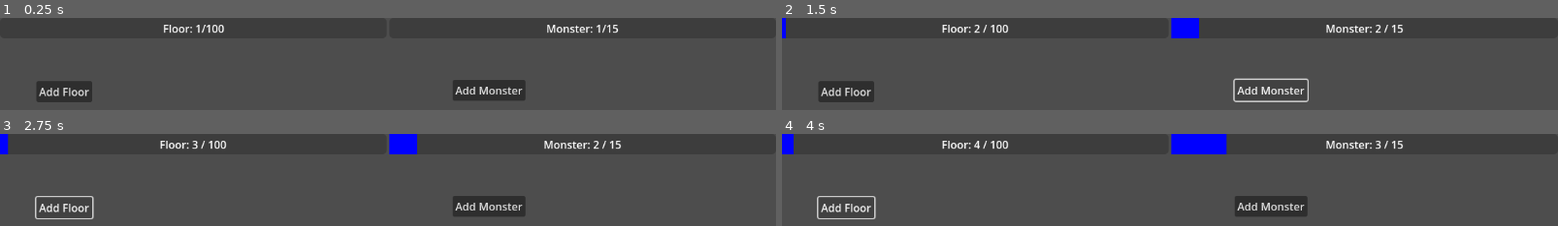
Above: before the commit, frames 1-4 (two rows, left to right).
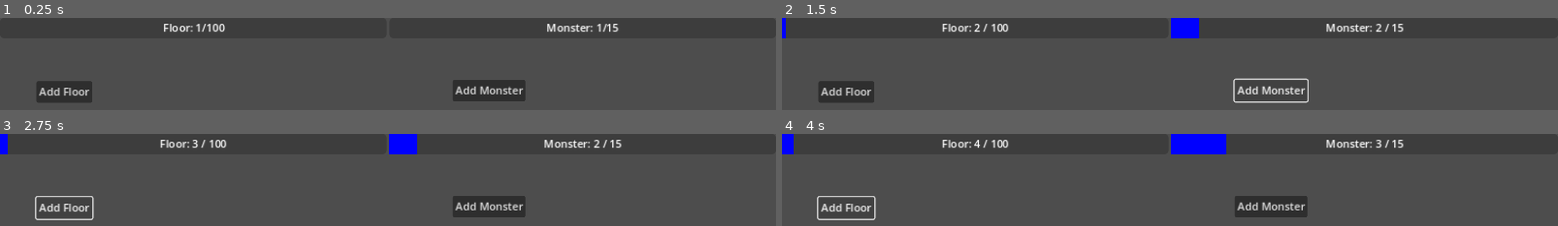
Above: after the commit, the same moments.

Repository: Pepice23/AscendTheTower
Game: Godot game, scene res://scenes/main.tscn
Same seed, same stepped clock (60 frames per second), same inputs: the game is played once before the commit and once after it. The project has no main scene, so this scene is started directly.
Inputs:
- Up to frame 1 (0.25 s): no input
- Up to frame 2 (1.5 s): click "Add Floor" at 0.5 s; click "Add Monster" at 1.25 s
- Up to frame 3 (2.75 s): click "Add Floor" at 2 s
- Up to frame 4 (4 s): click "Add Monster" at 2.75 s; click "Add Floor" at 3.5 s

The runs differ from the first frame. In frame 1, 1.5% of the frame differs, in the area x 5-80%, y 6-86%; in frame 2, 1.8%, in the area x 5-81%, y 0-93%; in frame 3, 1.8%; in frame 4, 1.8%.

Commit message:
this way stretch seems to be fine

Diff:
--- a/project.godot
+++ b/project.godot
@@ -20,4 +20,5 @@
 
 [display]
 
-window/stretch/mode="viewport"
+window/stretch/mode="canvas_items"
+window/stretch/aspect="ignore"
